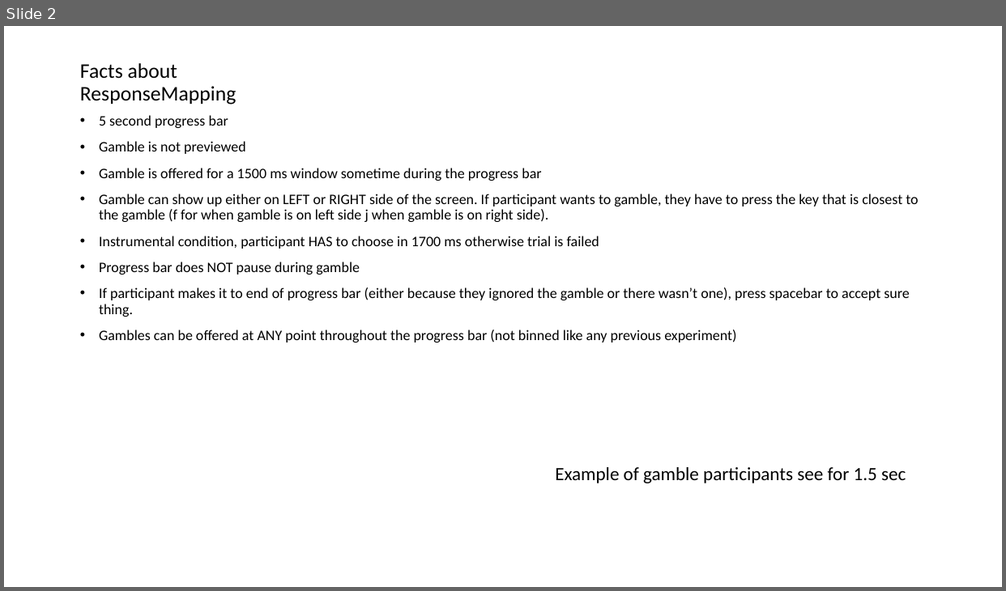
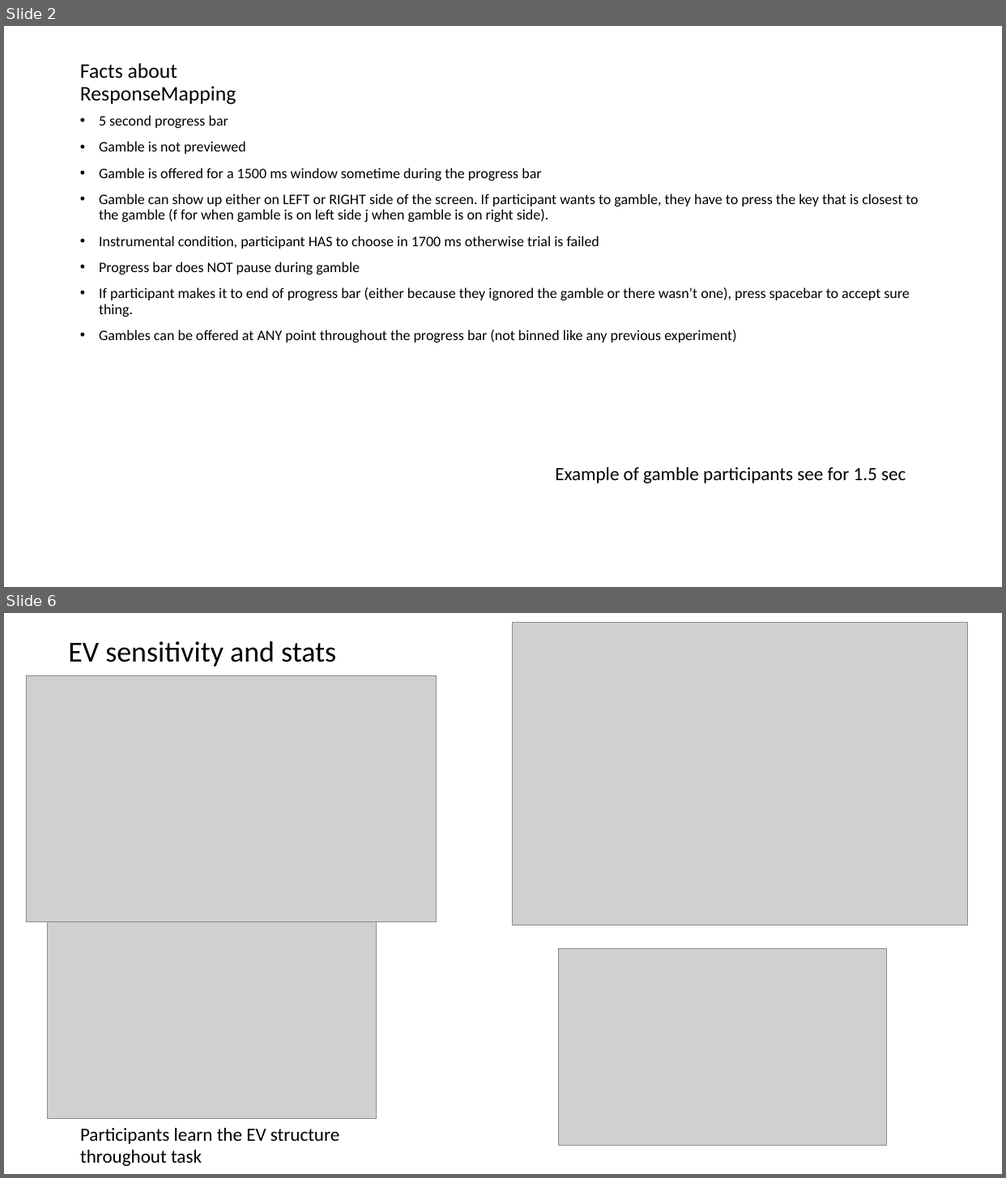
Before and after one commit to gpagnier/rampAnalysis, a slide deck: RampResponseMappingNew2.1.pptx. Shown one above the other, each under a label of ours: slide 2 before the commit, slides 2 and 6 after it; the slides between them are not shown. The pictures are 1006x591 and 1006x1178 pixels, drawn with LibreOffice and Linux fonts; fonts in the diff are those of the drawing; grey boxes stand for pictures. Boxes give left, top, right and bottom in pixels: in the first picture for what was removed or moved away, otherwise in the second. Text is boxed around its words. In the diff, an @@ line names an element or a change of style, - is before the commit and + after.

```diff
--- a/RampResponseMappingNew2.1.pptx
+++ b/RampResponseMappingNew2.1.pptx
@@ slide 6 added at (4,613,1002,1174), background #FFFFFF @@
@@ picture added at (513,622,967,925) @@
@@ title added at (68,641,336,666), 28 pt, text #000000 @@
+EV sensitivity and stats
@@ picture added at (27,676,437,922) @@
@@ picture added at (48,922,375,1119) @@
@@ picture added at (559,948,887,1145) @@
@@ text added at (80,1128,339,1166), 18 pt, text #000000 @@
+Participants learn the EV structure
+throughout task
```
Also in this commit, not shown: 1 slide changed, 12 other slides added, 6 other files.
